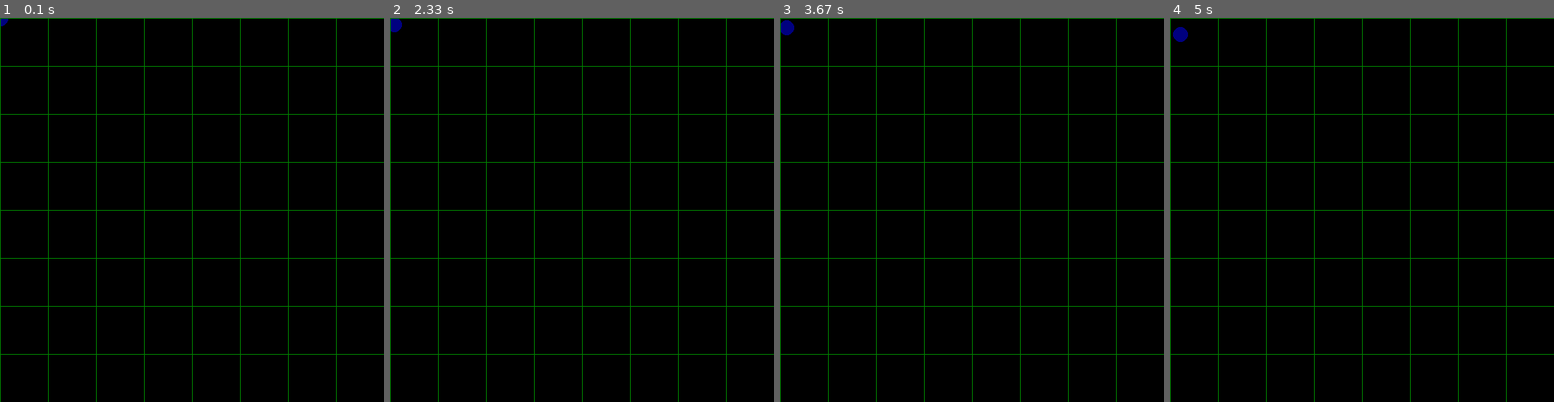
Above: before the commit, frames 1-4 (left to right).
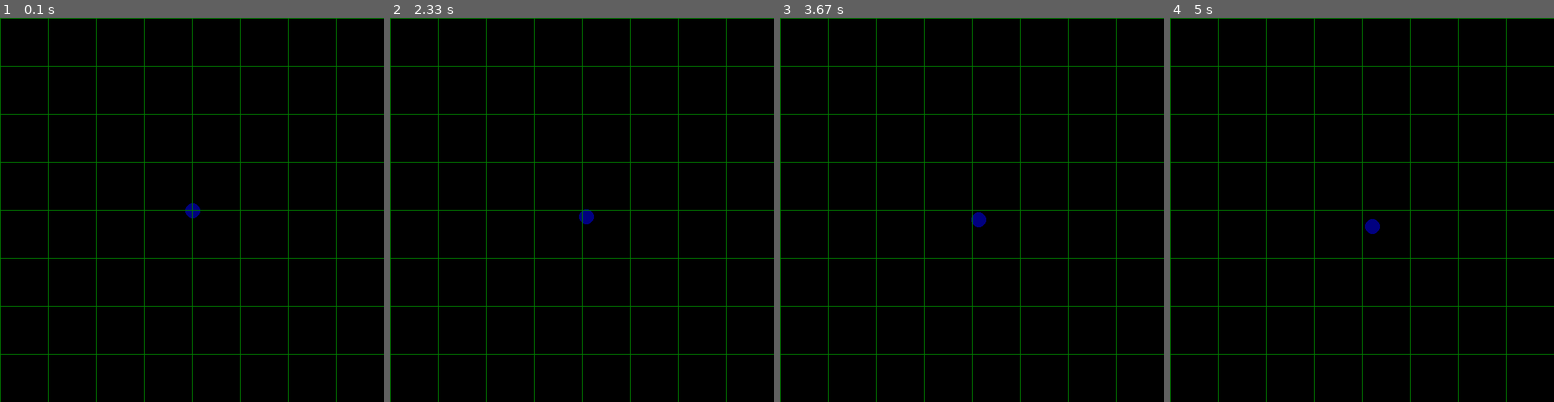
Above: after the commit, the same moments.

Repository: tjacek/planning
Game: pygame game, started from localization/model.py
Two runs of this game, one before a commit and one after it. Both use one fixed random seed, a clock stepped at 60 frames per second and the inputs below.
Inputs (mouse positions are in pixels of both pictures, inside the frame that each line leads up to):
- Up to frame 1 (0.1 s): no input
- Up to frame 2 (2.33 s): move the mouse to (620, 294) at 0.83 s; click (620, 294) at 1.07 s; press the mouse at (620, 294) at 1.47 s; move the mouse to (532, 248) at 1.57 s; release the mouse at (443, 198) at 1.7 s; press the mouse at (620, 294) at 2.3 s
- Up to frame 3 (3.67 s): move the mouse to (1064, 325) at 2.4 s; release the mouse at (1117, 355) at 2.53 s; press the mouse at (1010, 294) at 3.23 s; move the mouse to (1041, 236) at 3.33 s; release the mouse at (1071, 175) at 3.47 s
- Up to frame 4 (5 s): press the mouse at (1400, 294) at 4.23 s; move the mouse to (1315, 271) at 4.33 s; release the mouse at (1235, 248) at 4.47 s

The runs differ from the first frame. In frame 1, 0.1% of the frame differs, in the area x 0-53%, y 0-53%; in frame 2, 0.2%; in frame 3, 0.2%; in frame 4, 0.2%, in the area x 0-55%, y 2-57%.

Commit message:
translate

Diff:
--- a/localization/model.py
+++ b/localization/model.py
@@ -26,11 +26,13 @@
         self.state=np.dot(self.F,self.state)+np.dot(B,u)
 
 class MotionControler(object):
-    def __init__(self,envir,bounds=(512,512)):
+    def __init__(self,envir,bounds=(256,256)):
         self.envir=envir
-        self.bounds=bounds
-        self.scale_x=1.0
-        self.scale_y=1.0
+        self.bounds=np.array(bounds)
+        self.scale=[1.0,1.0]
+
+    def get_bounds(self):
+        return 2*self.bounds
 
     def on_click(self,point):
         print(point)
@@ -44,34 +46,34 @@
     def show(self,window):
         window.fill((0,0,0))
         state=self.envir.get_state()[:2]
-        state=self.normalize(state)
-#        if(not (state is None)):
+        state= self.translate(state)
+   #     state=[x,y]#[self.rescale(x,0)*x,self.rescale(y,1)*y]
+        state=np.array(state)
         pg.draw.circle(window,(0,0,128),state,10)
-        self.draw_lines(window,step=self.scale_x*64,horiz=True)
-        self.draw_lines(window,step=self.scale_y*64,horiz=False)
+        self.draw_lines(window,step=self.scale[0]*64,horiz=True)
+        self.draw_lines(window,step=self.scale[1]*64,horiz=False)
 
-    def normalize(self,state):
-        x,y=state
-        if(self.bounds[0]<x):
-            self.scale_x=0.9*(self.bounds[0]/x)
+    def translate(self,state):
+        state=[state_i+bound_i
+            for state_i,bound_i in zip(state,self.bounds)]
+        return np.array(state)
+
+    def rescale(self,cord,i):
+        if(self.bounds[i]<cord):
+            self.scale[i]=0.9*(self.bounds[i]/cord)
         else:
-            self.scale_x=1.0
-        if(self.bounds[1]<y):
-            self.scale_y=0.9*(self.bounds[1]/y)
-        else:
-            self.scale_y=1.0
-        new_state=[self.scale_x*x,self.scale_y*y]
-        return np.array(new_state)
+            self.scale[i]=1
+        return self.scale[i]
 
     def draw_lines(self,window,step=64,horiz=True,color=(0,128,0)):
-        n_lines= int(self.bounds[0]/step)
+        bounds=self.get_bounds()
+        n_lines= int(bounds[0]/step)
         for i in range(n_lines):
             x_i= i*step
-
             if(horiz):
-                start,end=(0,x_i),(self.bounds[0],x_i)
+                start,end=(0,x_i),(bounds[0],x_i)
             else:
-                start,end=(x_i,0),(x_i,self.bounds[1])
+                start,end=(x_i,0),(x_i,bounds[1])
             pg.draw.line(window,color,start,end)
 
 model=MotionEnvir()
--- a/localization/show.py
+++ b/localization/show.py
@@ -31,7 +31,7 @@
             pg.draw.circle(window,(128,0,0),estm_state,5)
 
 def loop(view):
-    bounds=view.bounds
+    bounds=view.get_bounds()
     window = pg.display.set_mode(bounds)
     clock = pg.time.Clock()
     run = True
